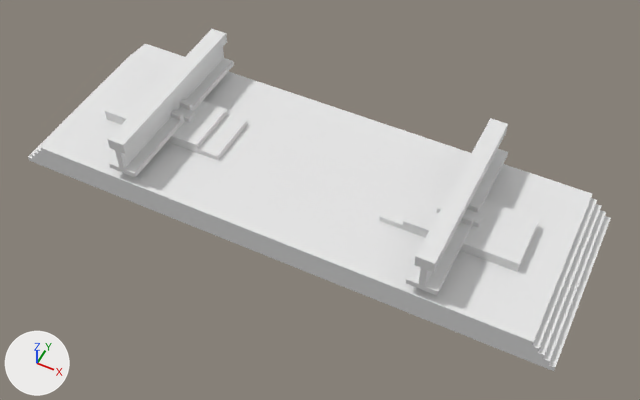
A saved change to the OBJ model src/main/resources/assets/trainsmod/models/block/track_concrete.obj.
Rendered twice from a 50 mm lens placed at (1.49, -2.87, 3.54), pointed at (0.11, -0.11, 0.09). Lighting does not change. The marker at lower left points along +X, +Y and +Z. Where no turn or scale is listed for an object, it has been applied to the vertices.

Names of what the first picture shows: 'track_concrete-0', 'track_concrete-1', 'track_concrete-2', 'track_concrete-3', 'track_concrete-4.001'.
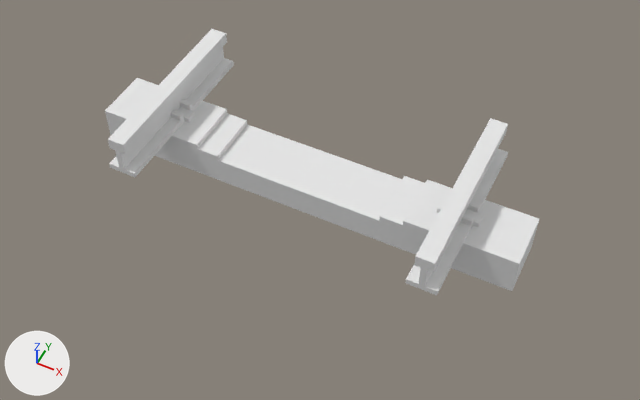
Patch to the scene script:
```diff
--- a/src/main/resources/assets/trainsmod/models/block/track_concrete.obj.py
+++ b/src/main/resources/assets/trainsmod/models/block/track_concrete.obj.py
@@ ob_track_concrete_0 @@
-ob_track_concrete_0 = bpy.data.objects.new('track_concrete-0', me_track_concrete_0)
-ob_track_concrete_0.location = (0.0, 0.0, 0.0)
```

Location of each change, [x1, y1, x2, y2] in pixels of the pictures (640 x 400 px):
'track_concrete-0', deleted: before [28, 44, 611, 371]
